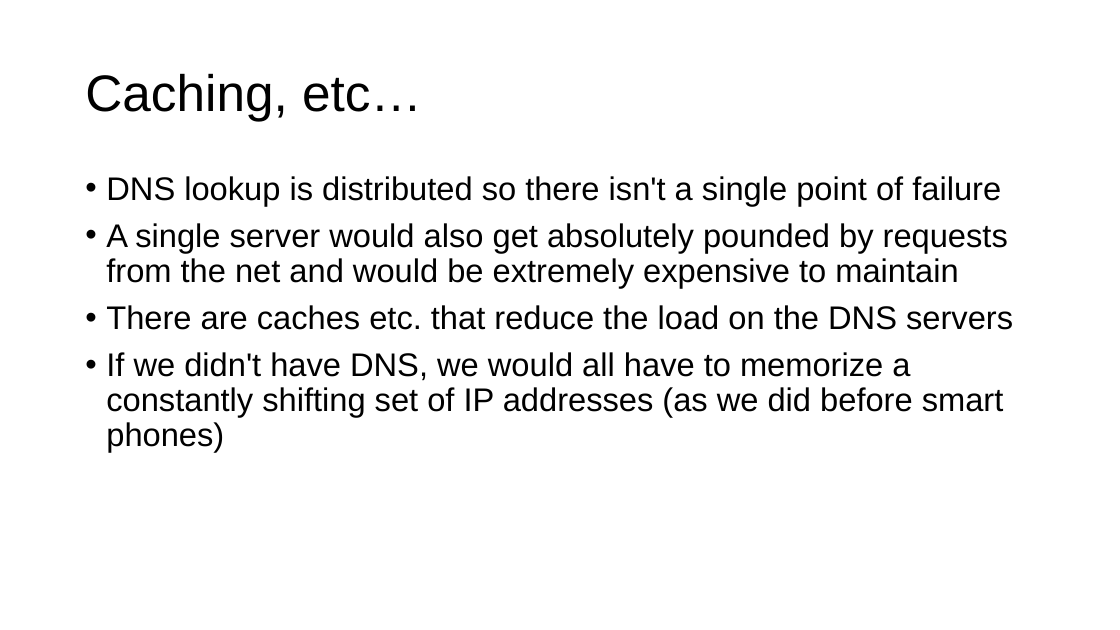
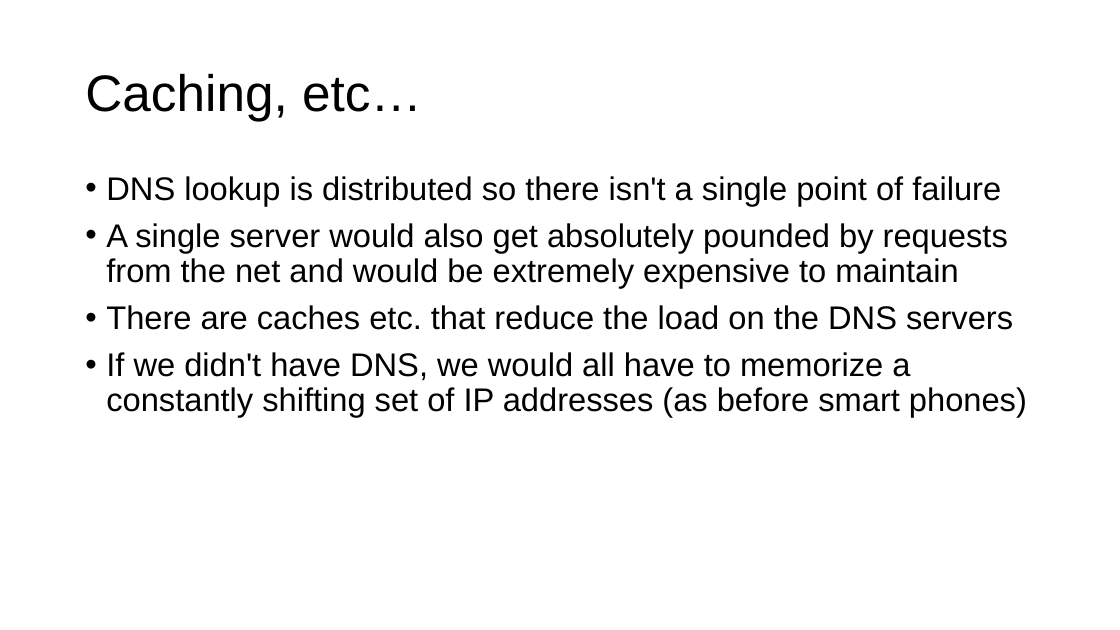
Before and after one commit to parrt/msds692, a slide deck: slide 16 of notes/sockets.pptx. Drawn at 1120x630 pixels with LibreOffice and Linux fonts; fonts in the diff are those of the drawing; background and template pictures are left out. Boxes give left, top, right and bottom in pixels: in the first picture for what was removed or moved away, otherwise in the second. Text is boxed around its words. In the diff, an @@ line names an element or a change of style, - is before the commit and + after.

```diff
--- a/notes/sockets.pptx
+++ b/notes/sockets.pptx
@@ text at <box>106,352,1027,417</box>: text changed @@
-• If we didn't have DNS, we would all have to memorize a constantly shifting set of IP addresses (as we did before smart phones)
+• If we didn't have DNS, we would all have to memorize a constantly shifting set of IP addresses (as before smart phones)
```
Also in this commit, not shown: 6 other slides changed, 1 slide added, 1 slide removed, 1 other file.
